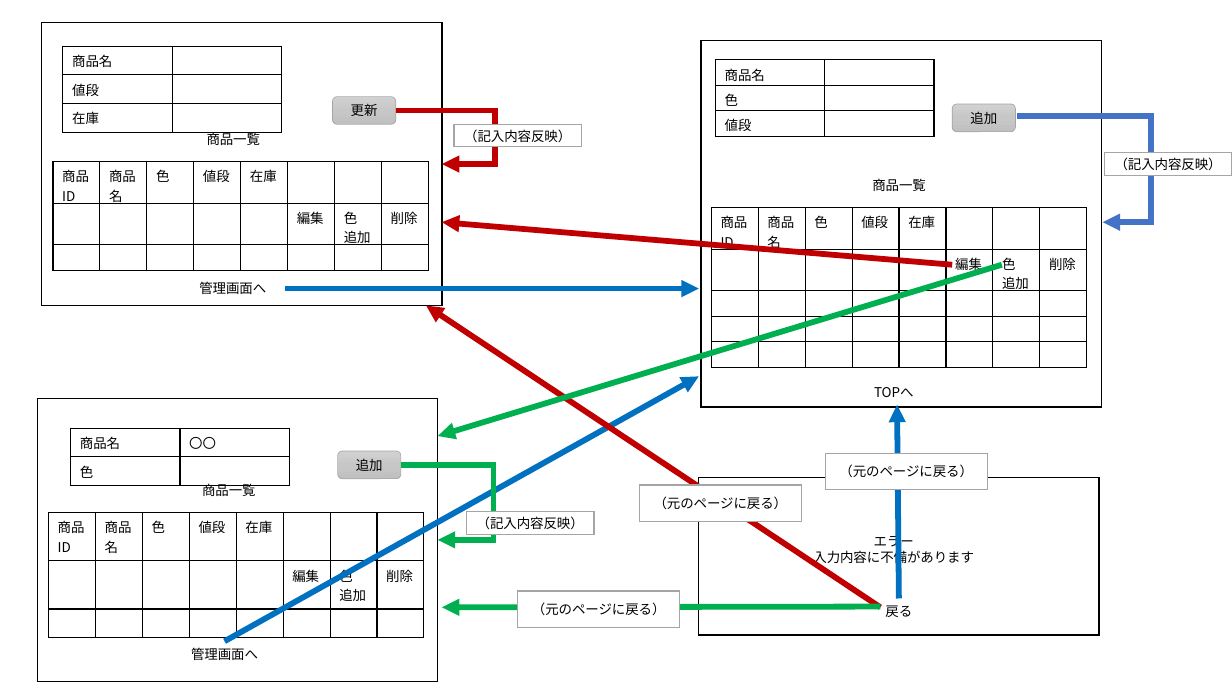
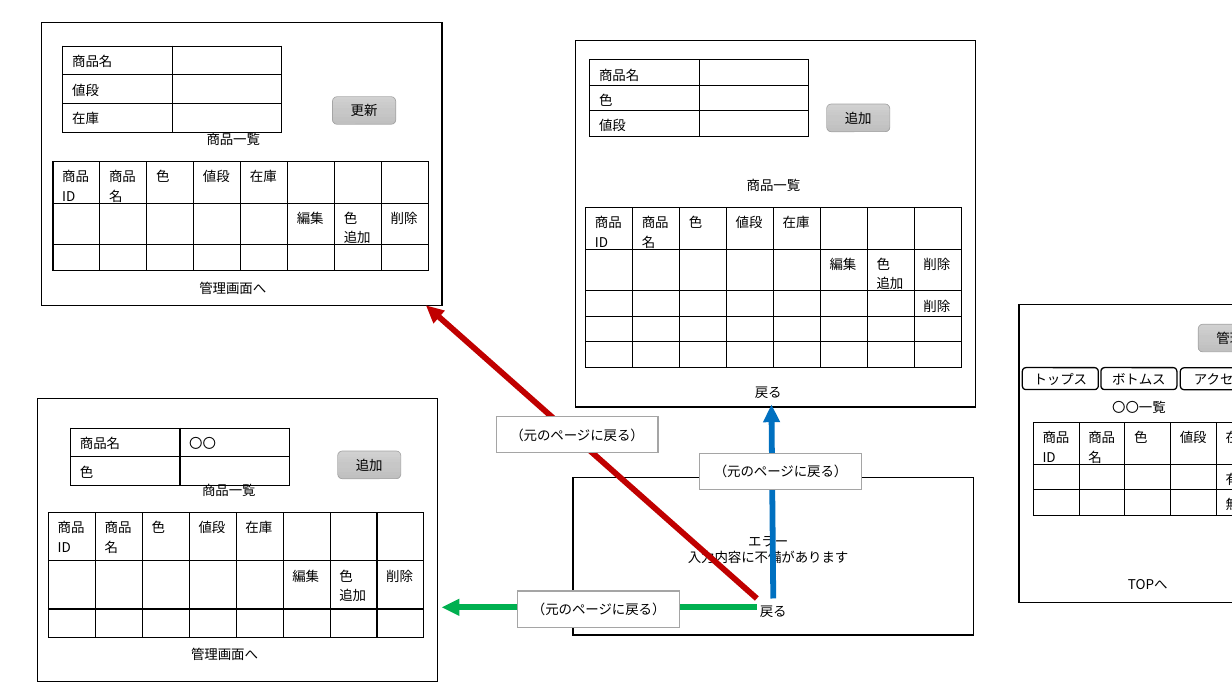
Before and after one commit to MitsukiFujita/Webapp, a slide deck: slide 18 of フレームワーク.pptx (slide 11 before the commit). Drawn at 1232x693 pixels with LibreOffice and Linux fonts; fonts in the diff are those of the drawing. Boxes give left, top, right and bottom in pixels: in the first picture for what was removed or moved away, otherwise in the second. Text is boxed around its words. In the diff, an @@ line names an element or a change of style, - is before the commit and + after.

```diff
--- a/フレームワーク.pptx
+++ b/フレームワーク.pptx
@@ elbow arrow removed from (396, 111) to (442, 165) @@
@@ elbow arrow removed from (1017, 116) to (1103, 223) @@
@@ rectangle removed at [454, 125, 581, 147] @@
-（記入内容反映）
@@ rectangle removed at [1104, 152, 1232, 175] @@
-（記入内容反映）
@@ table at [586, 208, 963, 368] @@
+row 3:  |  |  |  |  |  |  | 削除
-row 5:  |  |  |  |  |  |  | 
@@ arrow removed from (953, 265) to (442, 223) @@
@@ arrow removed from (1002, 265) to (438, 436) @@
@@ arrow removed from (286, 288) to (699, 288) @@
@@ arrow moved from (881, 607) - (426, 306) to (757, 599) - (426, 306) @@
@@ rectangle added at [1019, 304, 1232, 602], fill #FFFFFF, outline #000000 1 pt @@
@@ rounded rectangle added at [1199, 324, 1232, 352], fill gradient #D2D2D2 to #C8C8C8 to #C0C0C0, outline #A5A5A5 0.5 pt, 10.5 pt, text #000000 @@
+管理
@@ arrow removed from (225, 641) to (699, 376) @@
@@ text added at [755, 386, 782, 398], 10.5 pt, text #000000 @@
+戻る
@@ rounded rectangle added at [1022, 368, 1098, 390], fill #FFFFFF, outline #000000 1 pt, 10.5 pt, text #000000 @@
+トップス
@@ rounded rectangle added at [1102, 368, 1177, 390], fill #FFFFFF, outline #000000 1 pt, 10.5 pt, text #000000 @@
+ボトムス
@@ rounded rectangle added at [1180, 368, 1232, 390], fill #FFFFFF, outline #000000 1 pt, 10.5 pt, text #000000 @@
+アクセサリ
@@ rectangle "（元のページに戻る）": place and size @@
-rectangle "（元のページに戻る）" at [640, 485, 801, 521]
+rectangle "（元のページに戻る）" at [496, 417, 658, 453]
@@ 3 texts, 3 rectangles, 2 tables, 1 rounded rectangle, 1 arrow: place and size @@
-3 texts, 3 rectangles, 2 tables, 1 rounded rectangle, 1 arrow at [699, 41, 1102, 635]
+3 texts, 3 rectangles, 2 tables, 1 rounded rectangle, 1 arrow at [573, 41, 976, 635]
@@ text added at [1112, 401, 1166, 413], 10.5 pt, text #000000 @@
+〇〇一覧
@@ table added at [1033, 423, 1232, 517], 3 rows, 5 columns @@
+商品ID | 商品名 | 色 | 値段 | 在庫
+ |  |  |  | 有
+ |  |  |  | 無
@@ elbow arrow removed from (401, 465) to (438, 540) @@
@@ rectangle removed at [467, 512, 594, 534] @@
-（記入内容反映）
@@ text "TOPへ": place and size @@
-text "TOPへ" at [874, 387, 914, 397]
+text "TOPへ" at [1128, 579, 1168, 589]
@@ arrow moved from (881, 606) - (442, 607) to (757, 607) - (442, 607) @@
```
Also in this commit, not shown: 8 other slides changed, 7 slides added.
